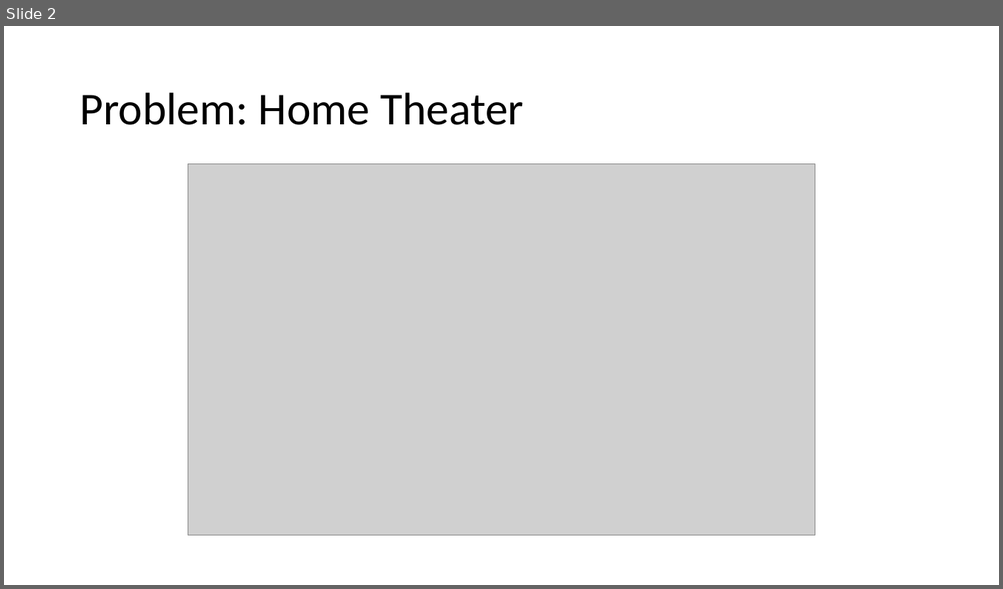
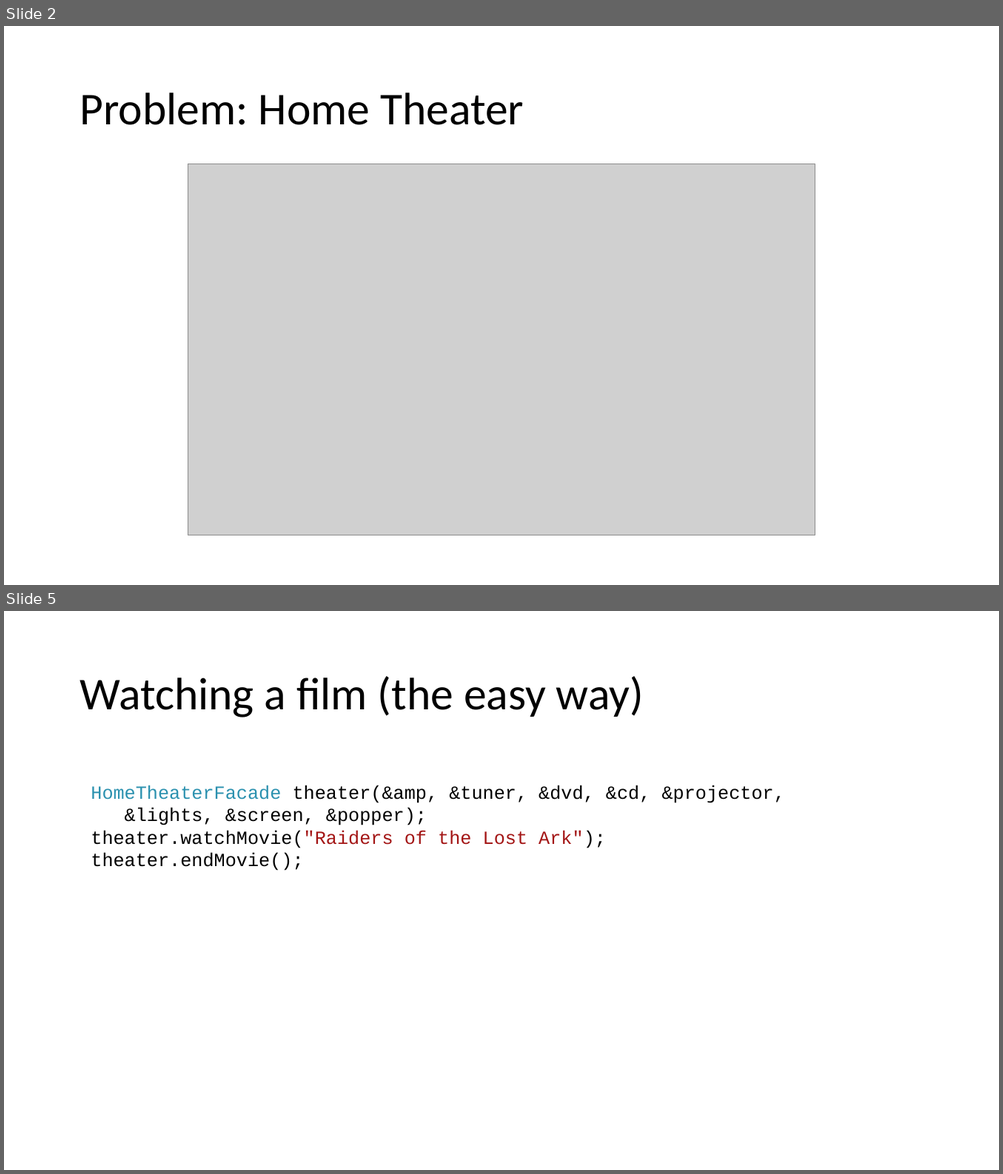
Before and after one commit to crsdrw/patterns, a slide deck: Patterns/docs/Facade.pptx. Shown one above the other, each under a label of ours: slide 2 before the commit, slides 2 and 5 after it; the slides between them are not shown. The pictures are 1003x589 and 1003x1174 pixels, drawn with LibreOffice and Linux fonts; fonts in the diff are those of the drawing; grey boxes stand for pictures. Boxes give left, top, right and bottom in pixels: in the first picture for what was removed or moved away, otherwise in the second. Text is boxed around its words. In the diff, an @@ line names an element or a change of style, - is before the commit and + after.

```diff
--- a/Patterns/docs/Facade.pptx
+++ b/Patterns/docs/Facade.pptx
@@ slide 5 added at bbox=[4, 611, 999, 1170], background #FFFFFF @@
@@ title added at bbox=[79, 676, 643, 718], 44 pt, text #000000 @@
+Watching a film (the easy way)
@@ text added at bbox=[91, 786, 785, 871], 18 pt, text #000000 @@
+HomeTheaterFacade theater(&amp, &tuner, &dvd, &cd, &projector,
+&lights, &screen, &popper);
+theater.watchMovie("Raiders of the Lost Ark");
+theater.endMovie();
```
Also in this commit, not shown: 2 slides changed, 4 other slides added, 2 other files.
